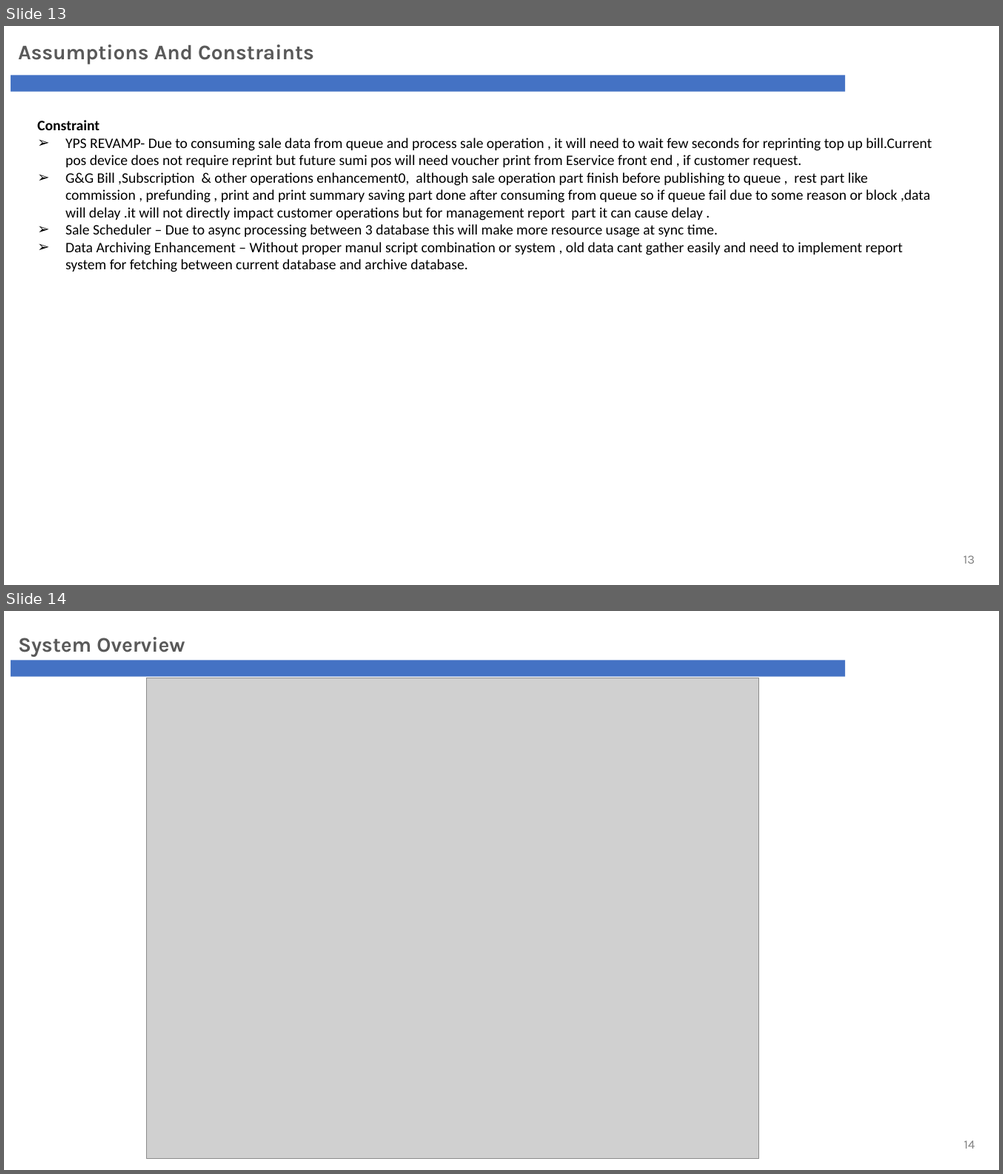
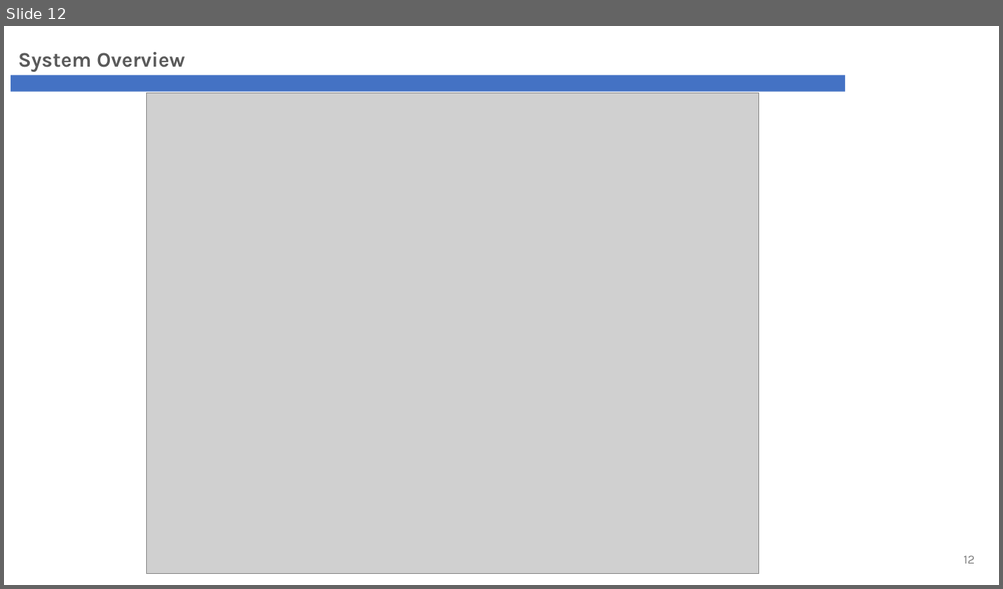
Before and after one commit to phyothuhan26/MySolutions, a slide deck: GandG_YPS/Presentation/G&G_Revamp_ARB.pptx. Shown one above the other, each under a label of ours: slides 13 and 14 before the commit, slide 12 after it. The pictures are 1003x1174 and 1003x589 pixels, drawn with LibreOffice and Linux fonts; fonts in the diff are those of the drawing; grey boxes stand for pictures; background and template pictures are left out. Boxes give left, top, right and bottom in pixels: in the first picture for what was removed or moved away, otherwise in the second. Text is boxed around its words. In the diff, an @@ line names an element or a change of style, - is before the commit and + after.

```diff
--- a/GandG_YPS/Presentation/G&G_Revamp_ARB.pptx
+++ b/GandG_YPS/Presentation/G&G_Revamp_ARB.pptx
@@ slide 13 removed at (4,26,999,585), background #FFFFFF; not listed: 1 template element that a slide beside it also shows @@
@@ text removed at (18,44,314,64) @@
-Assumptions And Constraints
@@ text removed at (37,120,931,272) @@
-Constraint
-➢ YPS REVAMP- Due to consuming sale data from queue and process sale operation , it will need to wait few seconds for reprinting top up bill.Current pos device does not require reprint but future sumi pos will need voucher print from Eservice front end , if customer request.
-➢ G&G Bill ,Subscription & other operations enhancement0, although sale operation part finish before publishing to queue , rest part like commission , prefunding , print and print summary saving part done after consuming from queue so if queue fail due to some reason or block ,data will delay .it will not directly impact customer operations but for management report part it can cause delay .
-➢ Sale Scheduler – Due to async processing between 3 database this will make more resource usage at sync time.
-➢ Data Archiving Enhancement – Without proper manul script combination or system , old data cant gather easily and need to implement report system for fetching between current database and archive database.
@@ page number removed at (963,556,974,564) @@
-13
@@ what was slide 14 is now slide 12 @@
@@ page number at (963,556,974,564): text changed @@
-14
+12
```
Also in this commit, not shown: 18 slides changed, 15 slides added, 5 other slides removed, 11 other files.
